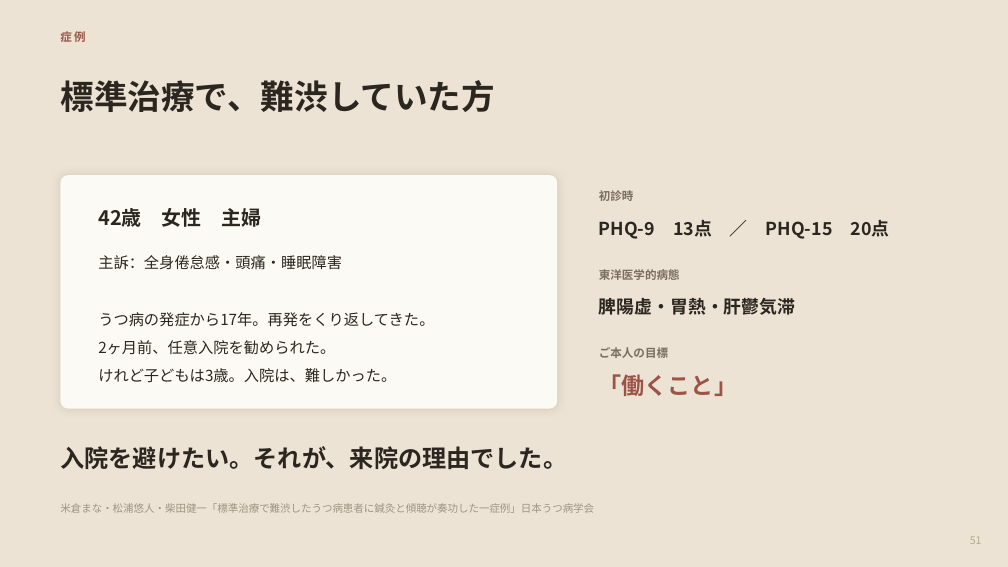
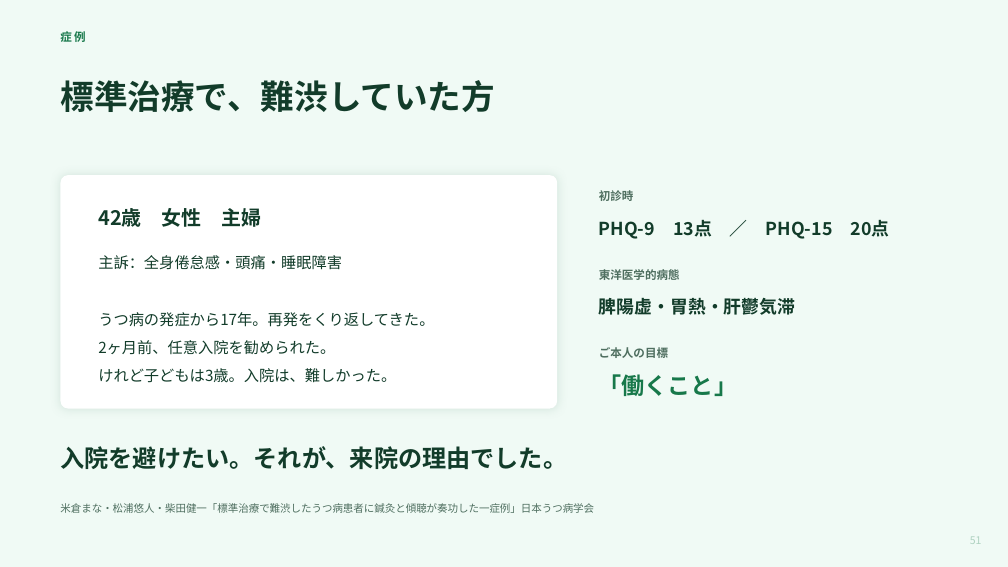
Before and after one commit to mananyon/manayonekura, a slide deck: slide 51 of docs/slides/APNET-keicho-60min.pptx. Drawn at 1008x567 pixels with LibreOffice and Linux fonts; fonts in the diff are those of the drawing. Boxes give left, top, right and bottom in pixels: in the first picture for what was removed or moved away, otherwise in the second. Text is boxed around its words. In the diff, an @@ line names an element or a change of style, - is before the commit and + after.

```diff
--- a/docs/slides/APNET-keicho-60min.pptx
+++ b/docs/slides/APNET-keicho-60min.pptx
@@ background #ECE3D4 to #F0FAF5 @@
@@ text "症例" at <box>60,31,85,42</box>: text colour #9C5446 to #17784A @@
@@ rounded rectangle at <box>60,175,557,409</box>: fill #FCFAF4 to #FFFFFF; shadow changed @@
@@ text colour #7A6E60 to #4F6F60 in 3 elements at <box>599,190,634,201</box>, <box>599,269,680,280</box>, <box>599,347,668,358</box> @@
@@ text "「働くこと」" at <box>599,374,737,396</box>: text colour #9C5446 to #17784A @@
@@ text colour #2B2620 to #123C2A in 6 elements at <box>60,80,495,112</box>, <box>98,208,261,227</box>, <box>98,255,434,383</box>, <box>599,220,890,239</box>, <box>599,298,796,315</box>, <box>60,446,567,469</box> @@
@@ text "米倉まな・松浦悠人・柴田健一「標準治療で難渋したうつ病患者に鍼灸と傾聴が奏功した一症例」日本うつ病学会" at <box>60,503,594,513</box>: text colour #9E9484 to #4F6F60 @@
@@ text "51" at <box>970,536,982,544</box>: text colour #B7A991 to #AFD2C1 @@
```
Also in this commit, not shown: 62 other slides changed, 2 other files.
